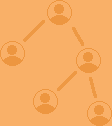
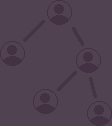
Layered file, before and after one edit (112px x 126px). Changes by layer:
showed group "grape" (2 layers) over (0, 0, 112, 126)
"background #1": opacity 70% → 78% over (0, 0, 112, 126)
hid group "yellow" (2 layers) over (0, 0, 112, 126)
